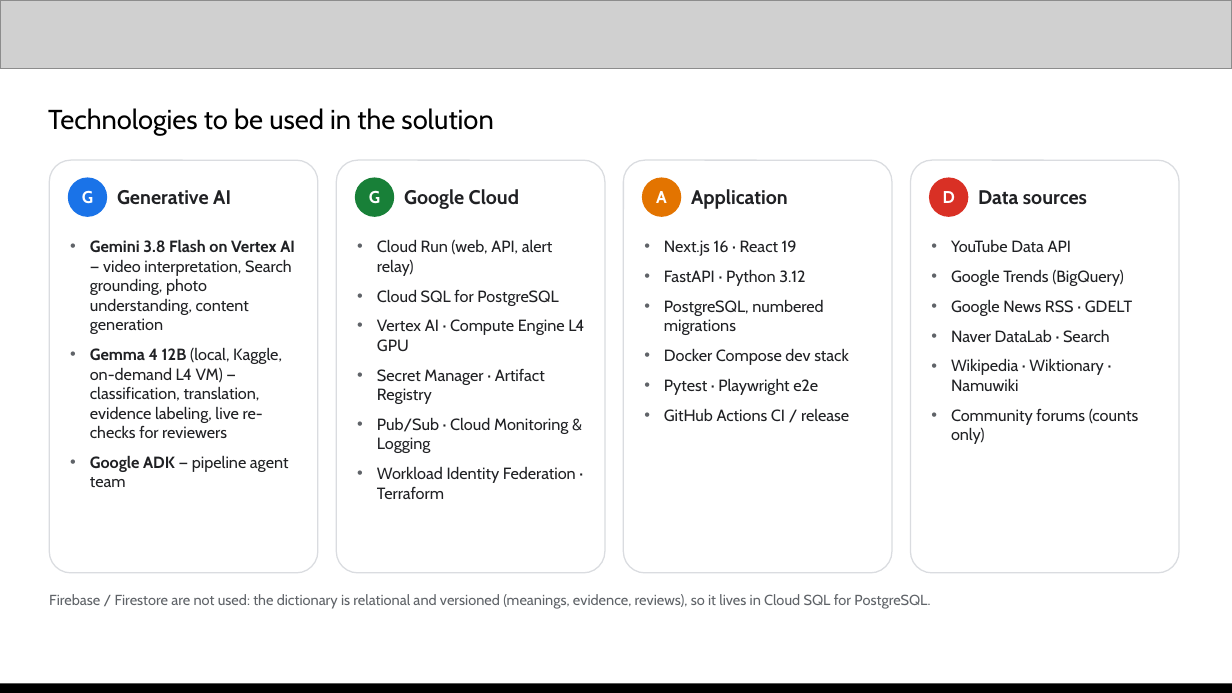
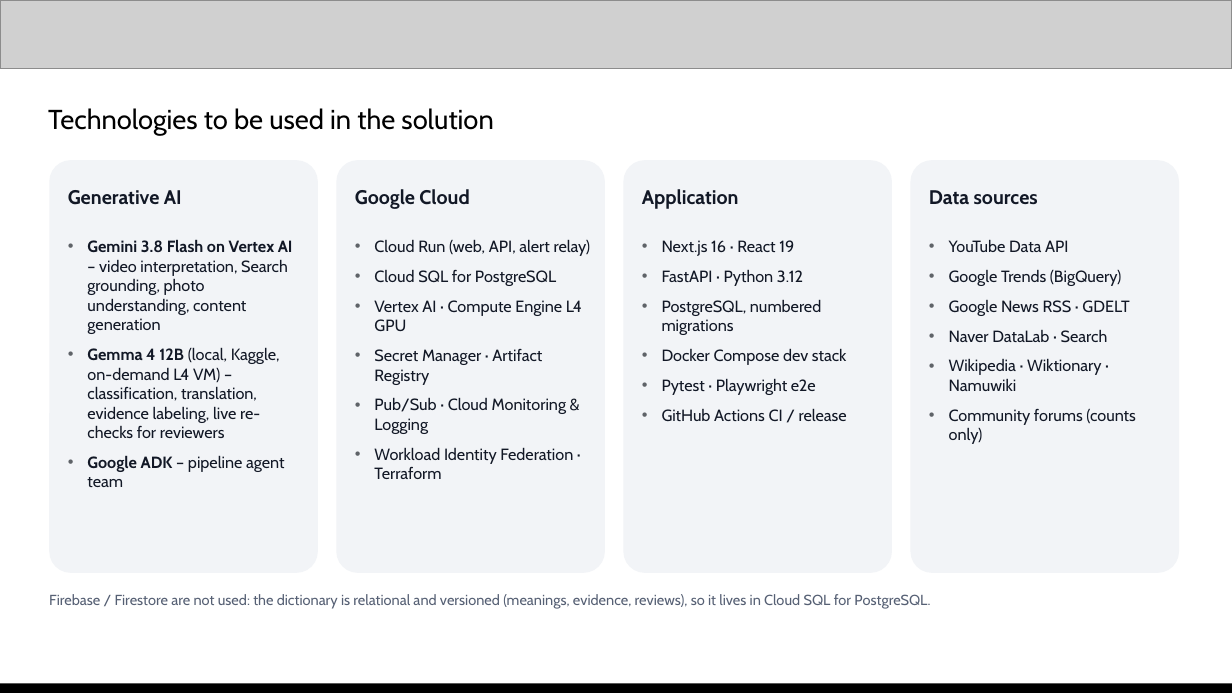
Before and after one commit to Sihyeon-Ji/trend-interpreter, a slide deck: slide 7 of docs/대회/제출/AI-Builder-Cup-제출-초안.pptx (slide 8 before the commit). Drawn at 1232x693 pixels with LibreOffice and Linux fonts; fonts in the diff are those of the drawing; grey boxes stand for pictures. Boxes give left, top, right and bottom in pixels: in the first picture for what was removed or moved away, otherwise in the second. Text is boxed around its words. In the diff, an @@ line names an element or a change of style, - is before the commit and + after.

```diff
--- a/docs/대회/제출/AI-Builder-Cup-제출-초안.pptx
+++ b/docs/대회/제출/AI-Builder-Cup-제출-초안.pptx
@@ text "Technologies to be used in ..." at [48,108,493,135]: text colour #000000 to none @@
@@ fill #FFFFFF to #F2F4F7; outline #DADCE0 0.75 pt to none in 4 elements at [336,160,605,573], [623,160,892,573], [910,160,1179,573], [49,160,318,573] @@
@@ text "Generative AI": place and size @@
-text "Generative AI" at [117,190,231,205]
+text "Generative AI" at [68,190,182,205]
@@ ellipse removed at [68,177,107,217] @@
-G
@@ text "Google Cloud": place and size @@
-text "Google Cloud" at [404,189,519,209]
+text "Google Cloud" at [355,189,469,209]
@@ ellipse removed at [355,177,394,217] @@
-G
@@ text "Application": place and size @@
-text "Application" at [691,189,788,209]
+text "Application" at [642,189,739,209]
@@ ellipse removed at [642,177,681,217] @@
-A
@@ text colour #202124 to #121826 in 7 elements at [374,239,591,479], [662,240,847,421], [949,239,1135,444], [68,190,182,205], [355,189,469,209], [642,189,739,209], [929,190,1038,205] @@
@@ text "Data sources": place and size @@
-text "Data sources" at [978,190,1087,205]
+text "Data sources" at [929,190,1038,205]
@@ ellipse removed at [929,177,968,217] @@
-D
@@ text at [87,239,293,487]: text changed; text colour #202124 to #121826 @@
-• Gemini 3.8 Flash on Vertex AI — video interpretation, Search grounding, photo understanding, content generation
-• Gemma 4 12B (local, Kaggle, on-demand L4 VM) — classification, translation, evidence labeling, live re-checks for reviewers
-• Google ADK — pipeline agent team
+• Gemini 3.8 Flash on Vertex AI – video interpretation, Search grounding, photo understanding, content generation
+• Gemma 4 12B (local, Kaggle, on-demand L4 VM) – classification, translation, evidence labeling, live re-checks for reviewers
+• Google ADK – pipeline agent team
```
Also in this commit, not shown: 12 other slides changed, 1 slide removed, 3 other files.
